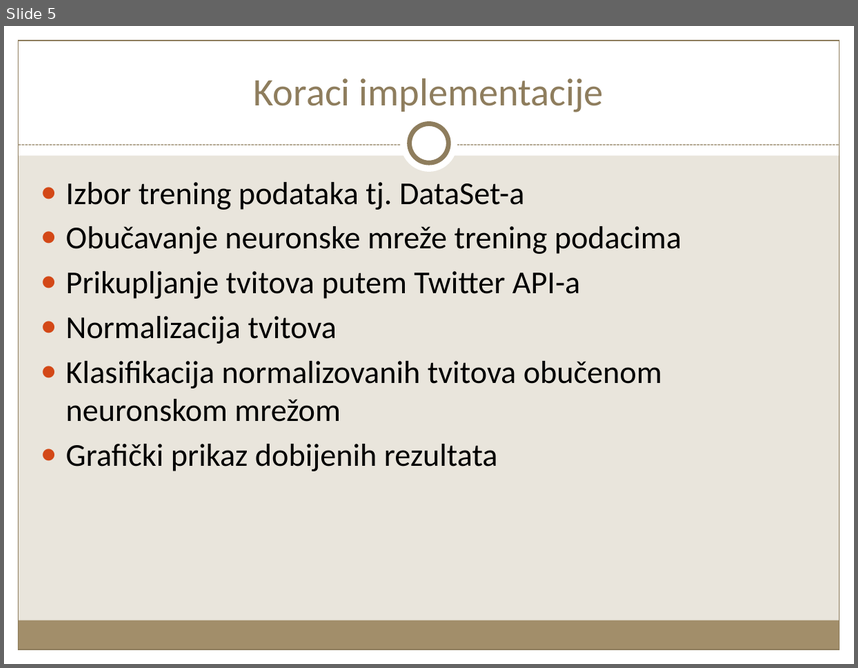
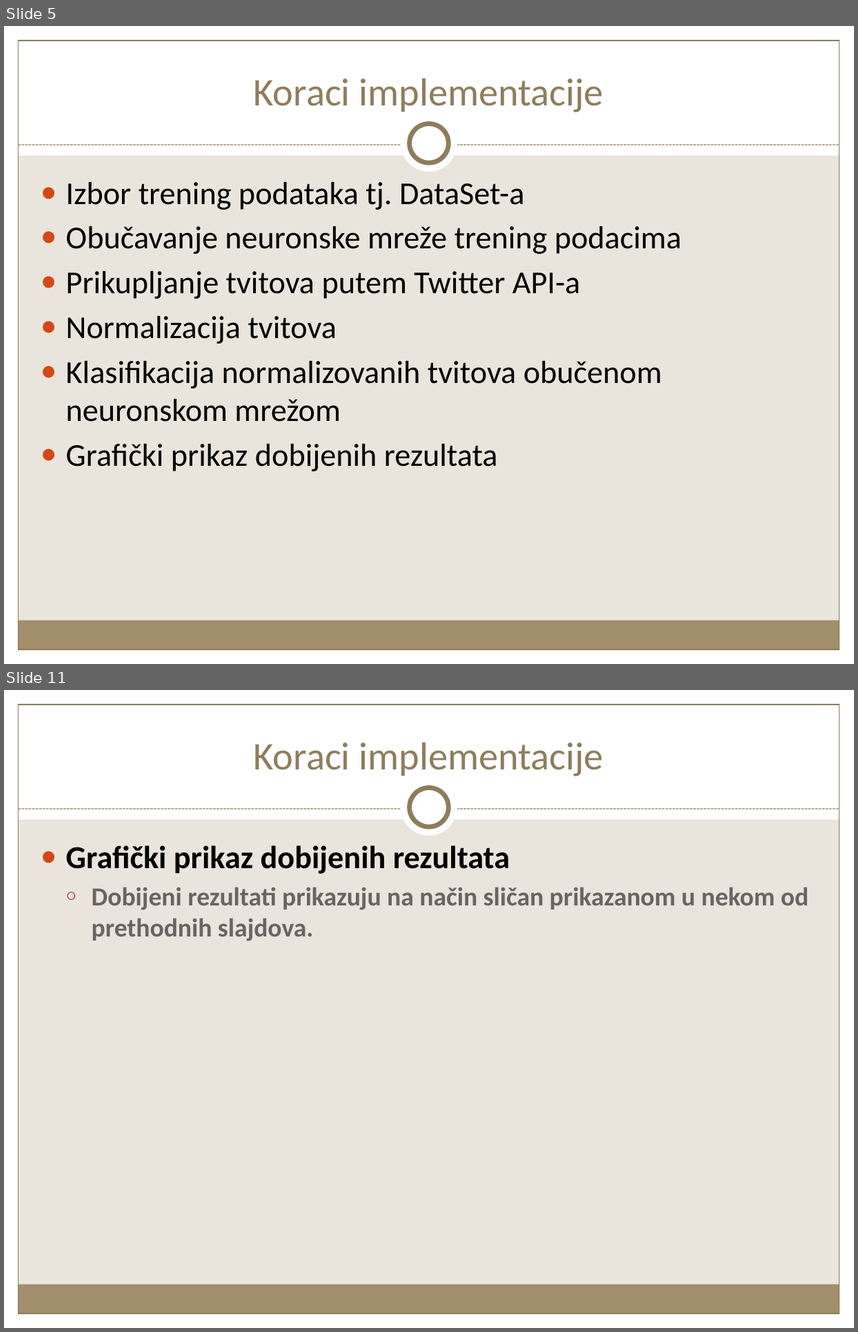
Before and after one commit to GavriloDrljaca/ANNProject, a slide deck: Semanticka_klasifikacija_GavriloDrljaca.pptx. Shown one above the other, each under a label of ours: slide 5 before the commit, slides 5 and 11 after it; the slides between them are not shown. The pictures are 858x668 and 858x1332 pixels, drawn with LibreOffice and Linux fonts; fonts in the diff are those of the drawing. Boxes give left, top, right and bottom in pixels: in the first picture for what was removed or moved away, otherwise in the second. Text is boxed around its words. In the diff, an @@ line names an element or a change of style, - is before the commit and + after.

```diff
--- a/Semanticka_klasifikacija_GavriloDrljaca.pptx
+++ b/Semanticka_klasifikacija_GavriloDrljaca.pptx
@@ slide 11 added at box(4, 690, 854, 1328), background #E9E5DC; not listed: 9 template elements that a slide beside it also shows @@
@@ title added at box(253, 742, 604, 776), 33 pt, text #8F7D5E @@
+Koraci implementacije
@@ text added at box(66, 845, 809, 941), 22 pt, text #696464, bold @@
+● Grafički prikaz dobijenih rezultata
+  ○ Dobijeni rezultati prikazuju na način sličan prikazanom u nekom od prethodnih slajdova.
```
Also in this commit, not shown: 3 slides changed, 4 other slides added.
